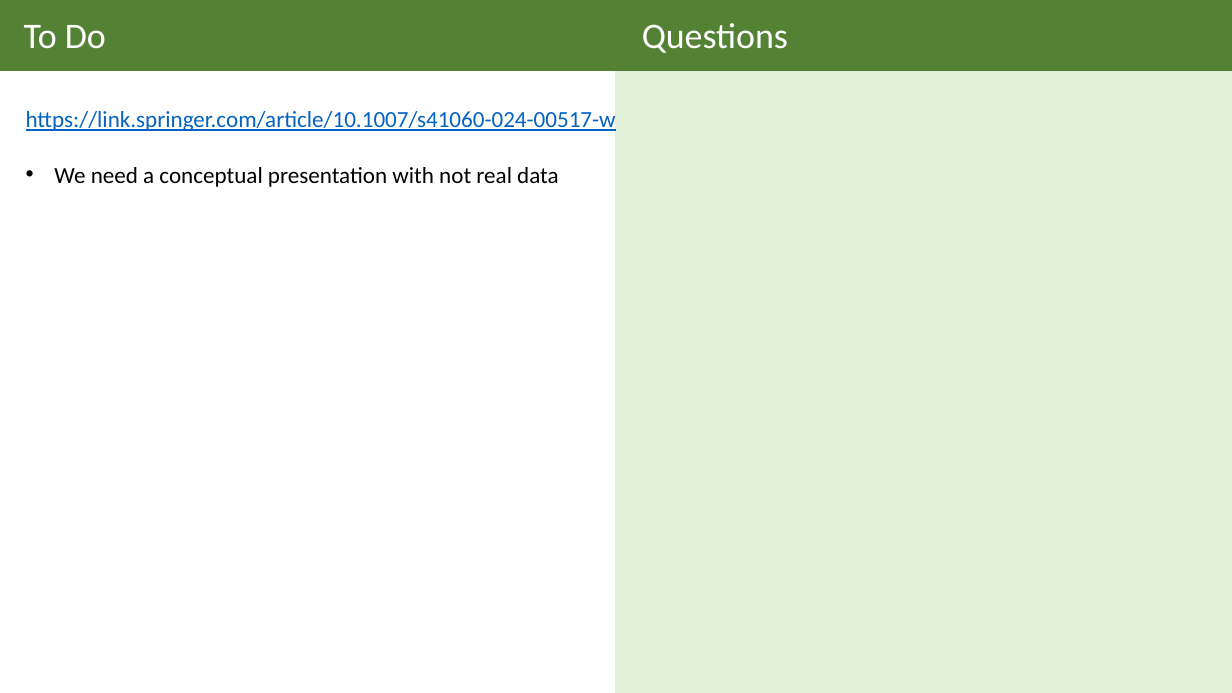
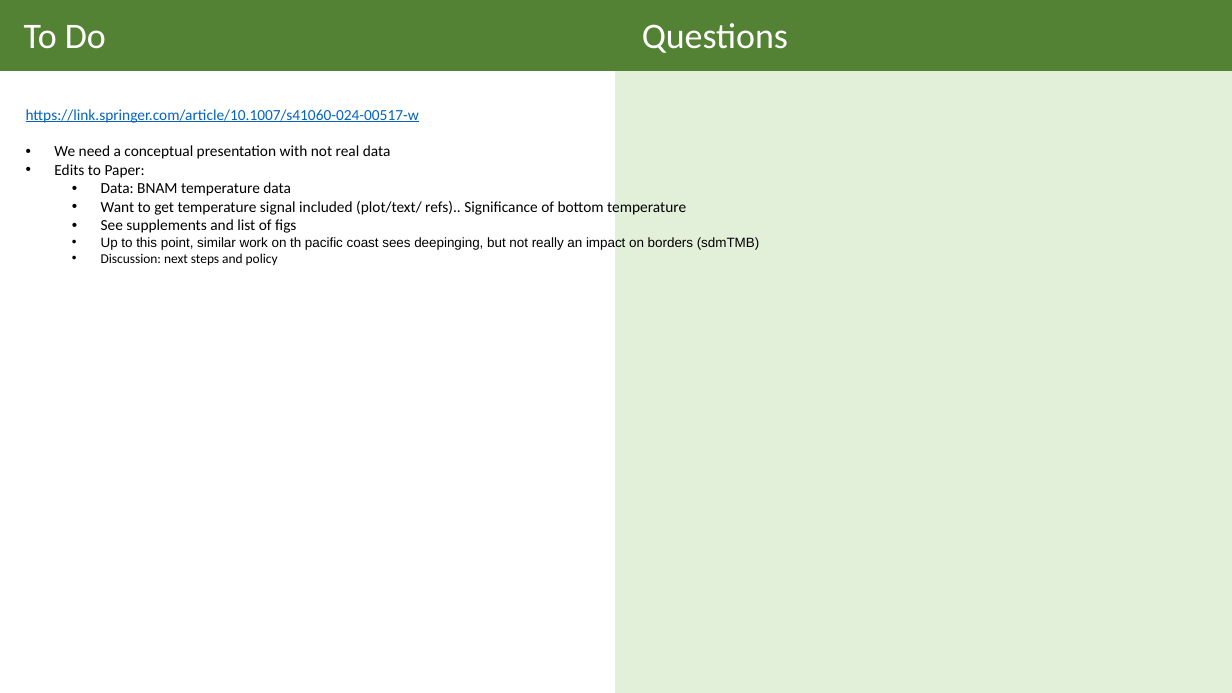
Before and after one commit to kifre1/Hali_Shift_withNF, a slide deck: slide 14 of FullModel_April23.pptx (slide 13 before the commit). Drawn at 1232x693 pixels with LibreOffice and Linux fonts; fonts in the diff are those of the drawing. Boxes give left, top, right and bottom in pixels: in the first picture for what was removed or moved away, otherwise in the second. Text is boxed around its words. In the diff, an @@ line names an element or a change of style, - is before the commit and + after.

```diff
--- a/FullModel_April23.pptx
+++ b/FullModel_April23.pptx
@@ text at box(26, 109, 419, 159): size 18 to 12 pt in "https://link.springer.com/article/10.1007/s41060-024-00517-w", "We need a conceptual presentation with not ..." @@
@@ text at box(54, 164, 759, 266): paragraphs added @@
+• Edits to Paper:
+  • Data: BNAM temperature data
+  • Want to get temperature signal included (plot/text/ refs).. Significance of bottom temperature
+  • See supplements and list of figs
+  • Up to this point, similar work on th pacific coast sees deepinging, but not really an impact on borders (sdmTMB)
+  • Discussion: next steps and policy
```
Also in this commit, not shown: 2 other slides changed, 1 slide added, 6 other files.
